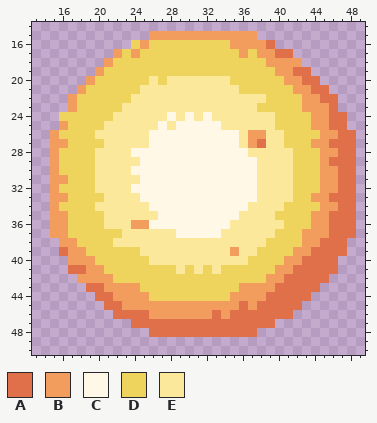
One commit to this pixel-art file: Assets/Textures/Backgrounds/StaticObjects/flare_star.aseprite. The first picture shows the starting point.
64x64 pixels, 1 frame. Shown: x 13..49, y 14..50.
Palette (. is transparent): A #e0704a  B #f29c5d  C #fff8e6  D #eed35d  E #fbe89a
The same view after the edit:
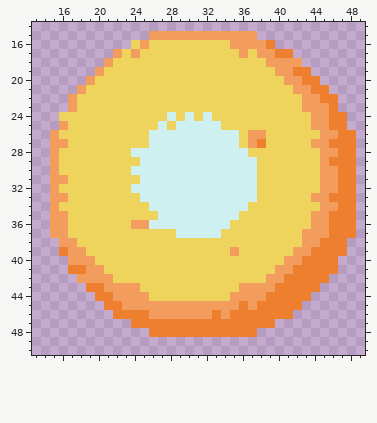
The exact change:
colour A: #e0704a -> #ee7f2f
colour C: #fff8e6 -> #cef0f1
y 20: x 26 E -> D; x 28..34 EEEEEEE -> DDDDDDD
y 21: x 25..35 EEEEEEEEEEE -> DDDDDDDDDDD
y 22: x 24..38 EEEEEEEEEEEEEEE -> DDDDDDDDDDDDDDD
y 23: x 23..37 EEEEEEEEEEEEEEE -> DDDDDDDDDDDDDDD
y 24: x 22..27 EEEEEE -> DDDDDD; x 29 E -> D; x 31 E -> D; x 33..39 EEEEEEE -> DDDDDDD
y 25: x 21..26 EEEEEE -> DDDDDD; x 28 E -> D; x 34..39 EEEEEE -> DDDDDD
y 26: x 20..25 EEEEEE -> DDDDDD; x 36 E -> D; x 39..40 EE -> DD
y 27: x 21..25 EEEEE -> DDDDD; x 36 E -> D; x 39..40 EE -> DD
y 28: x 20..23 EEEE -> DDDD; x 37..41 EEEEE -> DDDDD
y 29: x 20..24 EEEEE -> DDDDD; x 38..41 EEEE -> DDDD
y 30: x 20..23 EEEE -> DDDD; x 38..41 EEEE -> DDDD
y 31: x 20..24 EEEEE -> DDDDD; x 38..41 EEEE -> DDDD
y 32: x 20..23 EEEE -> DDDD; x 38..41 EEEE -> DDDD
y 33: x 21..24 EEEE -> DDDD; x 38..41 EEEE -> DDDD
y 34: x 20..25 EEEEEE -> DDDDDD; x 37..40 EEEE -> DDDD
y 35: x 21..26 EEEEEE -> DDDDDD; x 36..39 EEEE -> DDDD
y 36: x 21..23 EEE -> DDD; x 35..40 EEEEEE -> DDDDDD
y 37: x 23..28 EEEEEE -> DDDDDD; x 34..39 EEEEEE -> DDDDDD
y 38: x 22..38 EEEEEEEEEEEEEEEEE -> DDDDDDDDDDDDDDDDD
y 39: x 25..34 EEEEEEEEEE -> DDDDDDDDDD; x 36..37 EE -> DD
y 40: x 26..36 EEEEEEEEEEE -> DDDDDDDDDDD
y 41: x 29 E -> D; x 31 E -> D; x 33 E -> D
Pixel boxes of the changes (left, top, right, bottom) in both pictures:
changed: (59, 40, 356, 337)
